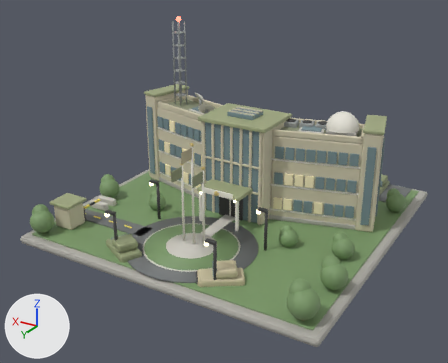
The glTF model web/models/hq.glb as it was, and as the next commit left it.
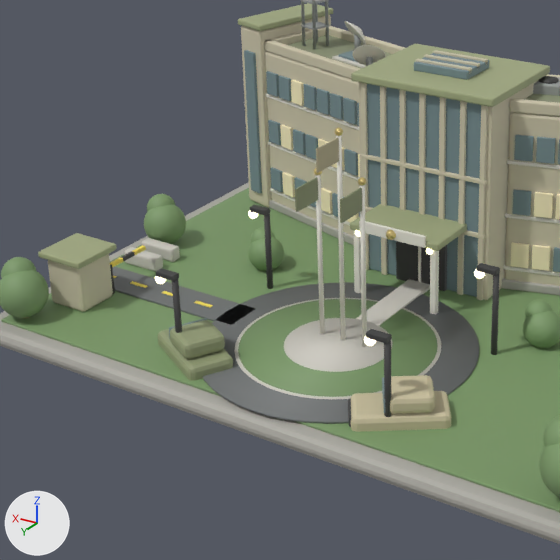
Old and new are each drawn whole from a camera (50 mm lens) standing at (-3.61, 6.4, 3.68) and looking at (0.04, 0.31, 0.64) and again close up on the part from 7% to 66% of the width and 23% to 96% of the height. Arrows for +X, +Y and +Z are at lower left; the lights stay in place. The first two pictures are the older version. Where no turn or scale is listed for an object, it has been applied to the vertices.
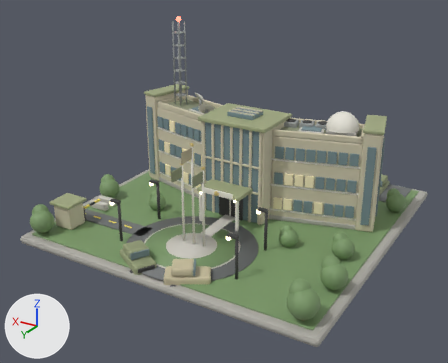
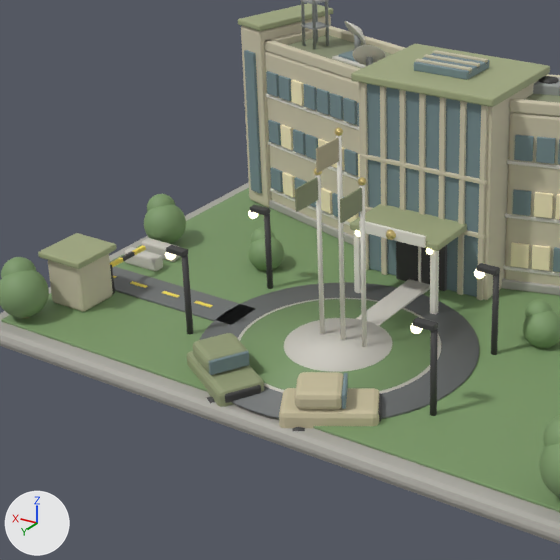
ob_empty_002 is not drawn itself; it is the parent of ob_cube_189, ob_cube_190, ob_cube_191, ob_cube_192, ob_cylinder_017, ob_cylinder_018, ob_cylinder_019, ob_cylinder_020.
ob_empty_003 is not drawn itself; it is the parent of ob_cube_193, ob_cube_194, ob_cube_195, ob_cube_196, ob_cylinder_021, ob_cylinder_022, ob_cylinder_023, ob_cylinder_024.

Changed parts and their boxes [x1, y1, x2, y2] in the close-ups (560 x 560 px):
'Cube.193', moved, turned
    before: [350, 391, 451, 432]
    after: [279, 388, 380, 428]
'Cube.194', moved, turned
    before: [390, 375, 435, 414]
    after: [294, 372, 344, 410]
'Cube.189', moved, turned
    before: [158, 329, 233, 381]
    after: [187, 351, 264, 407]
'Cube.190', moved, turned
    before: [170, 320, 225, 359]
    after: [193, 333, 247, 373]
'Cylinder.046', moved
    before: [384, 340, 392, 417]
    after: [430, 329, 438, 416]
'Cylinder.045', moved
    before: [172, 279, 182, 333]
    after: [181, 255, 193, 334]
'Cube.191', moved, turned
    before: [169, 318, 207, 337]
    after: [209, 351, 249, 375]
'Cube.218', moved
    before: [366, 329, 392, 343]
    after: [413, 317, 438, 331]
'Cube.217', moved
    before: [156, 268, 179, 281]
    after: [166, 245, 188, 257]
'Cube.192', moved, turned (not visible before)
    after: [225, 385, 261, 403]
'Cube.195', moved, turned
    before: [382, 377, 385, 413]
    after: [342, 373, 348, 409]
'Cube.196', moved, turned
    before: [348, 399, 351, 427]
    after: [378, 393, 382, 421]
'Sphere.009', moved
    before: [364, 336, 376, 346]
    after: [411, 323, 423, 334]
'Sphere.008', moved
    before: [155, 276, 166, 284]
    after: [165, 252, 176, 260]
'Cylinder.021', moved, turned (not visible before)
    after: [292, 427, 305, 431]
'Cylinder.019', moved, turned (not visible before)
    after: [206, 396, 215, 404]

Patch to the scene script:
```diff
--- a/web/models/hq.glb.py
+++ b/web/models/hq.glb.py
@@ ob_cube_217 @@
 ob_cube_217 = bpy.data.objects.new('Cube.217', me_cube_217)
-ob_cube_217.location = (0.708, 1.674, 0.615)
+ob_cube_217.location = (0.858, 1.415, 0.615)
@@ ob_cube_218 @@
 ob_cube_218 = bpy.data.objects.new('Cube.218', me_cube_218)
-ob_cube_218.location = (-0.612, 1.668, 0.615)
+ob_cube_218.location = (-0.745, 1.448, 0.615)
@@ ob_cylinder_045 @@
 ob_cylinder_045 = bpy.data.objects.new('Cylinder.045', me_cylinder_045)
-ob_cylinder_045.location = (0.658, 1.674, 0.3)
+ob_cylinder_045.location = (0.808, 1.415, 0.3)
@@ ob_cylinder_046 @@
 ob_cylinder_046 = bpy.data.objects.new('Cylinder.046', me_cylinder_046)
-ob_cylinder_046.location = (-0.662, 1.668, 0.3)
+ob_cylinder_046.location = (-0.795, 1.448, 0.3)
@@ ob_empty_002 @@
 ob_empty_002 = bpy.data.objects.new('Empty.002', None)
-ob_empty_002.location = (0.62, 1.6, 0.0)
-ob_empty_002.rotation_euler = (0.0, 0.0, -0.5)  # degrees (0, 0, -29)
+ob_empty_002.location = (0.333, 1.701, 0.0)
+ob_empty_002.rotation_euler = (0.0, 0.0, 2.621)  # degrees (0, 0, 150)
@@ ob_empty_003 @@
 ob_empty_003 = bpy.data.objects.new('Empty.003', None)
-ob_empty_003.location = (-0.66, 1.55, 0.0)
-ob_empty_003.rotation_euler = (0.0, 0.0, 0.6)  # degrees (0, 0, 34)
+ob_empty_003.location = (-0.338, 1.698, 0.0)
+ob_empty_003.rotation_euler = (0.0, 0.0, -2.612)  # degrees (0, 0, -150)
@@ ob_sphere_008 @@
 ob_sphere_008 = bpy.data.objects.new('Sphere.008', me_sphere_008)
-ob_sphere_008.location = (0.758, 1.674, 0.58)
+ob_sphere_008.location = (0.908, 1.415, 0.58)
@@ ob_sphere_009 @@
 ob_sphere_009 = bpy.data.objects.new('Sphere.009', me_sphere_009)
-ob_sphere_009.location = (-0.562, 1.668, 0.58)
+ob_sphere_009.location = (-0.695, 1.448, 0.58)
```
